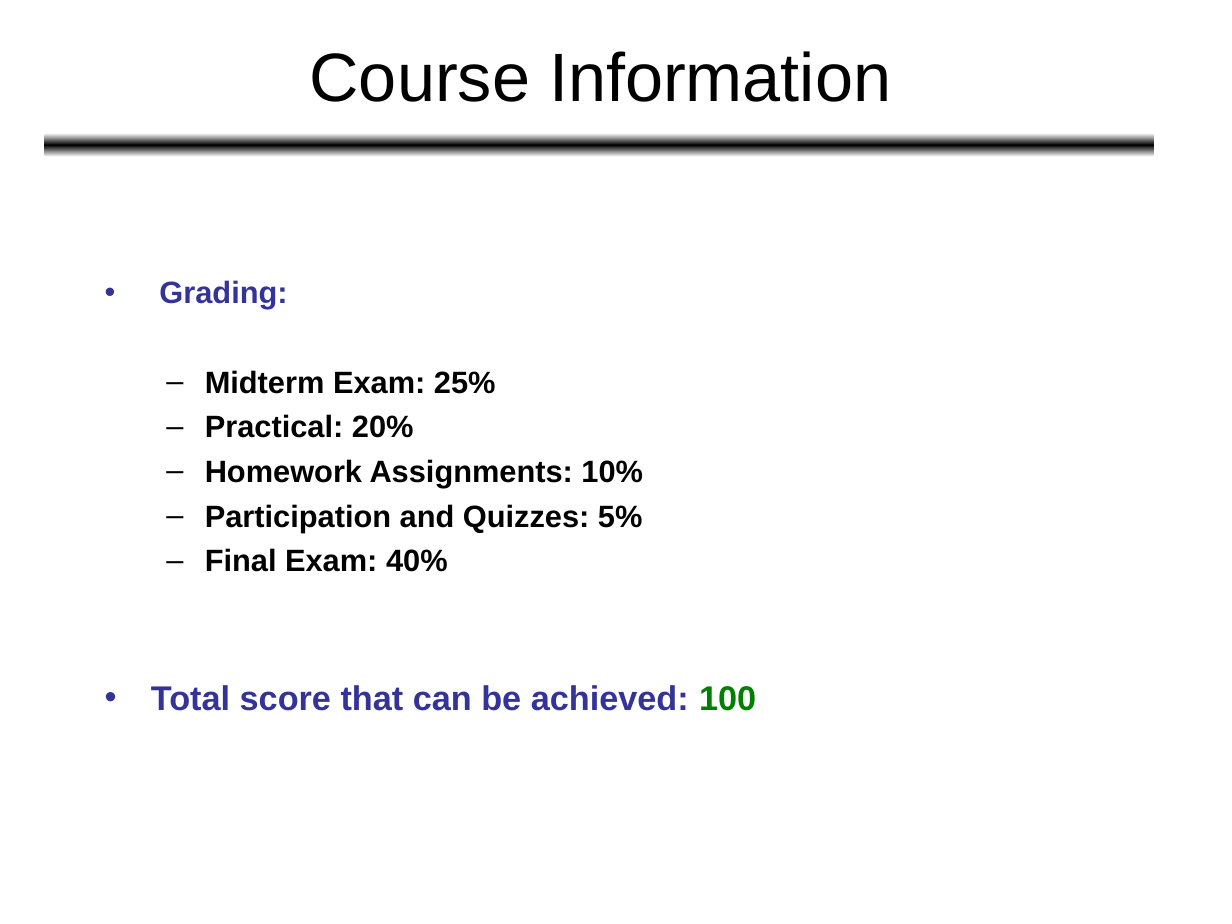
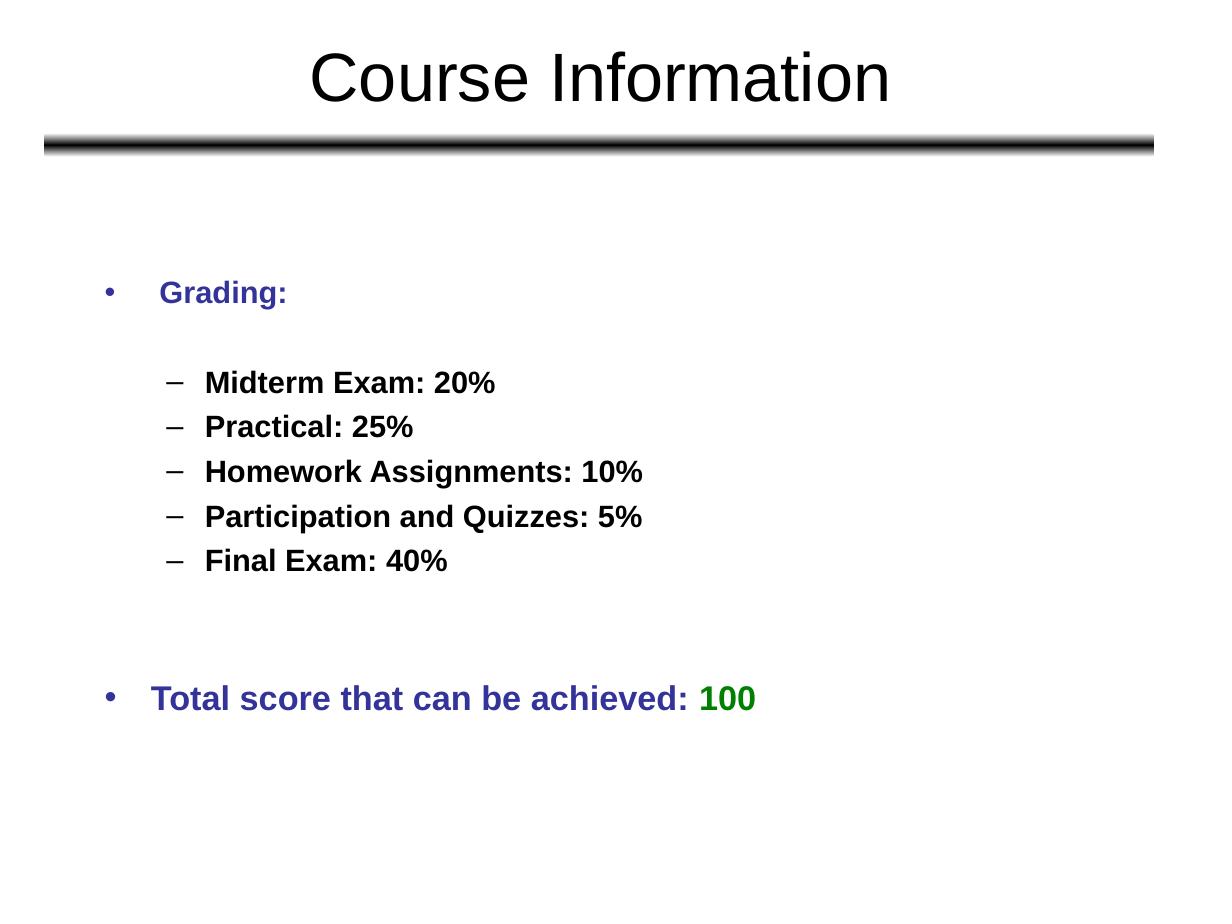
Before and after one commit to HatimAlsuwat/HatimAlsuwat.github.io, a slide deck: slide 5 of algorithms/Lecture 1.ppt. Drawn at 1232x924 pixels with LibreOffice and Linux fonts; fonts in the diff are those of the drawing. Boxes give left, top, right and bottom in pixels: in the first picture for what was removed or moved away, otherwise in the second. Text is boxed around its words. In the diff, an @@ line names an element or a change of style, - is before the commit and + after.

```diff
--- a/algorithms/Lecture 1.ppt
+++ b/algorithms/Lecture 1.ppt
@@ text at box(205, 370, 496, 438): text changed @@
-  – Midterm Exam: 25%
-  – Practical: 20%
+  – Midterm Exam: 20%
+  – Practical: 25%
```
Also in this commit, not shown: 2 other slides changed, 1 other file.
